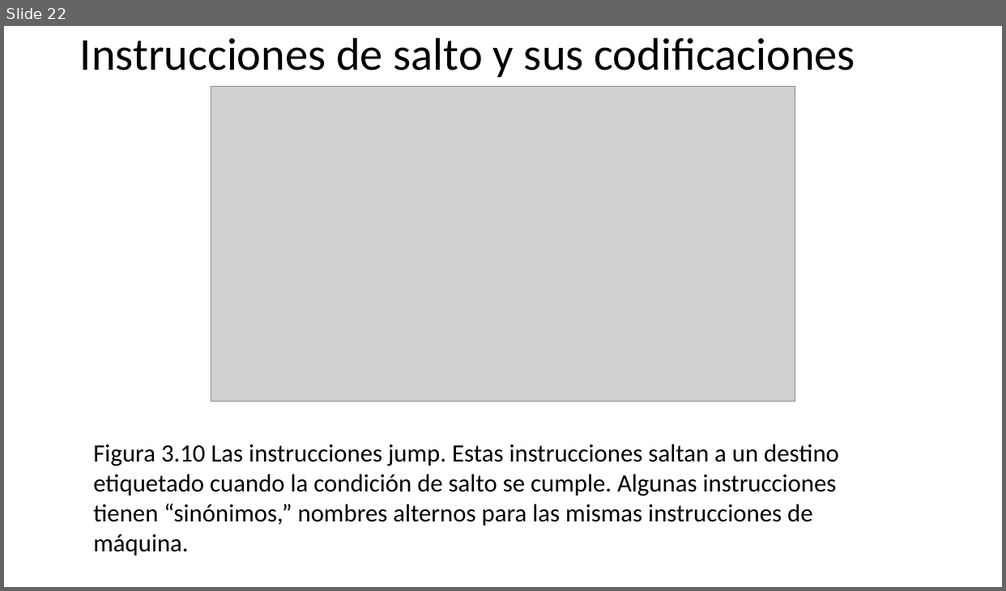
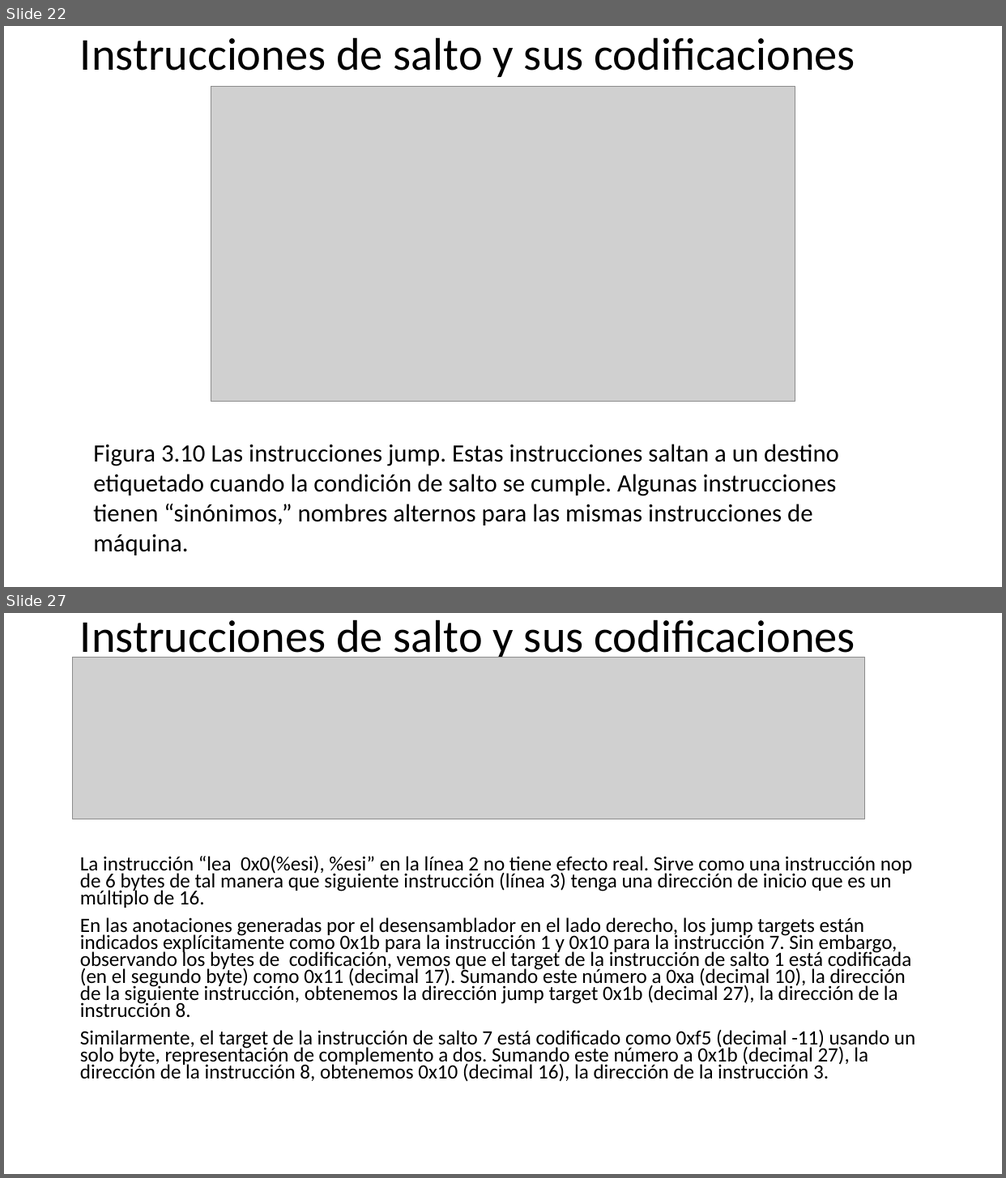
Before and after one commit to programacionestructurada/2021-2, a slide deck: U2_Estructuras_de_Control_y_Aplicaciones_con_Arreglos/U2_Estructuras_de_Control_yApps_con_Arreglos.pptx. Shown one above the other, each under a label of ours: slide 22 before the commit, slides 22 and 27 after it; the slides between them are not shown. The pictures are 1006x591 and 1006x1178 pixels, drawn with LibreOffice and Linux fonts; fonts in the diff are those of the drawing; grey boxes stand for pictures. Boxes give left, top, right and bottom in pixels: in the first picture for what was removed or moved away, otherwise in the second. Text is boxed around its words. In the diff, an @@ line names an element or a change of style, - is before the commit and + after.

```diff
--- a/U2_Estructuras_de_Control_y_Aplicaciones_con_Arreglos/U2_Estructuras_de_Control_yApps_con_Arreglos.pptx
+++ b/U2_Estructuras_de_Control_y_Aplicaciones_con_Arreglos/U2_Estructuras_de_Control_yApps_con_Arreglos.pptx
@@ slide 27 added at (x1=4, y1=613, x2=1002, y2=1174), background #FFFFFF @@
@@ title added at (x1=80, y1=619, x2=855, y2=663), 44 pt, text #000000 @@
+Instrucciones de salto y sus codificaciones
@@ picture added at (x1=73, y1=658, x2=865, y2=819) @@
@@ text added at (x1=80, y1=856, x2=915, y2=1082), 19.6 pt, text #000000 @@
+La instrucción “lea 0x0(%esi), %esi” en la línea 2 no tiene efecto real. Sirve como una instrucción nop de 6 bytes de tal manera que siguiente instrucción (línea 3) tenga una dirección de inicio que es un múltiplo de 16.
+En las anotaciones generadas por el desensamblador en el lado derecho, los jump targets están indicados explícitamente como 0x1b para la instrucción 1 y 0x10 para la instrucción 7. Sin embargo, observando los bytes de codificación, vemos que el target de la instrucción de salto 1 está codificada (en el segundo byte) como 0x11 (decimal 17). Sumando este número a 0xa (decimal 10), la dirección de la siguiente instrucción, obtenemos la dirección jump target 0x1b (decimal 27), la dirección de la instrucción 8.
+Similarmente, el target de la instrucción de salto 7 está codificado como 0xf5 (decimal -11) usando un solo byte, representación de complemento a dos. Sumando este número a 0x1b (decimal 27), la dirección de la instrucción 8, obtenemos 0x10 (decimal 16), la dirección de la instrucción 3.
```
Also in this commit, not shown: 6 slides changed, 16 other slides added.
